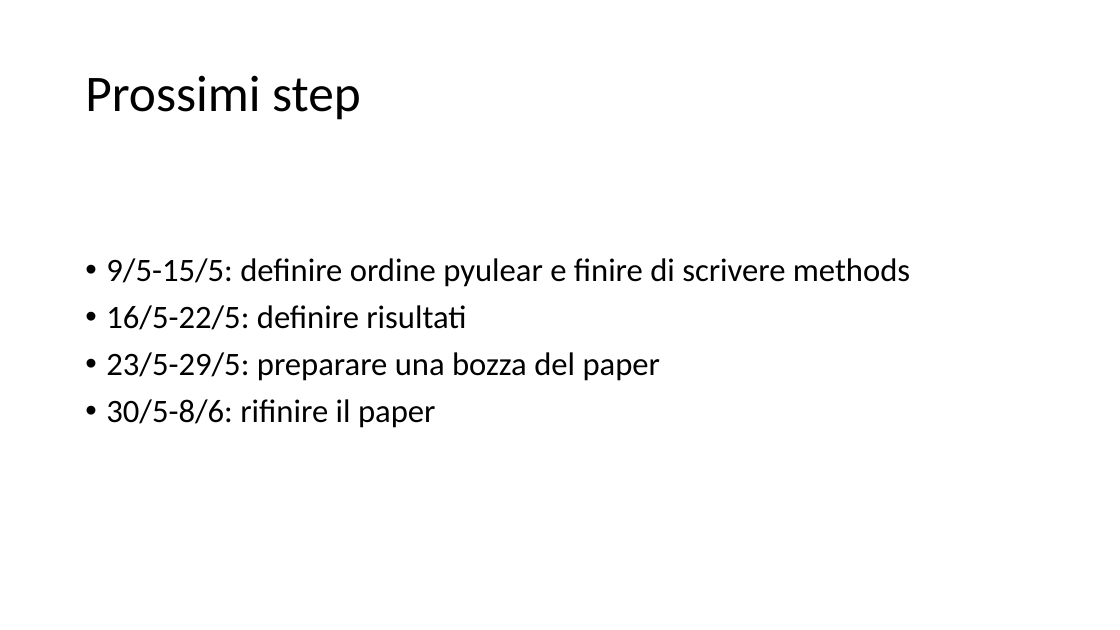
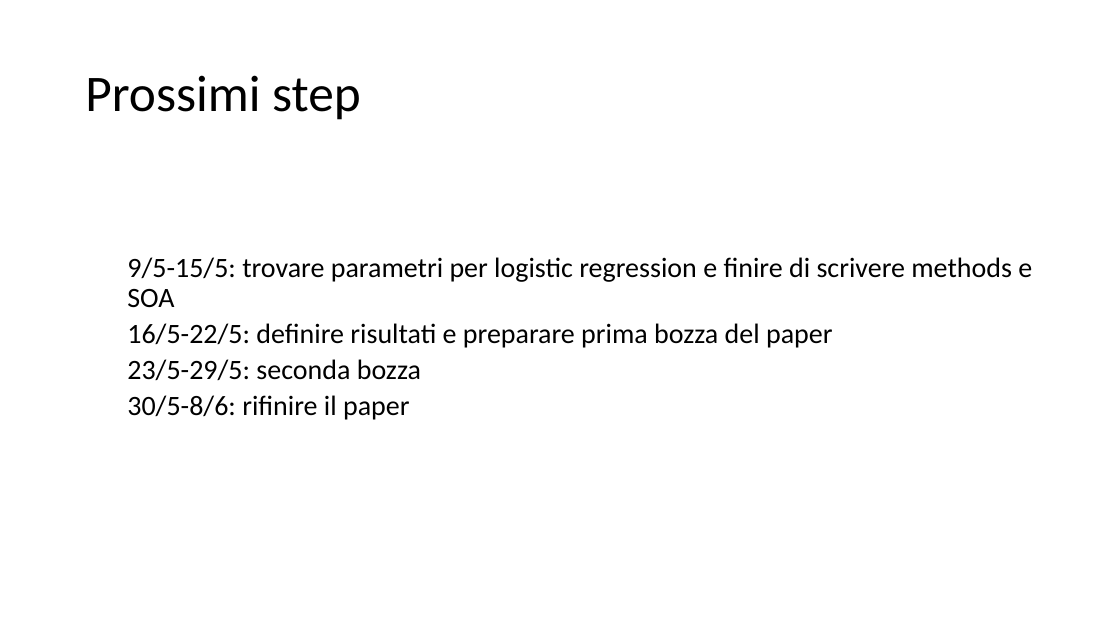
Before and after one commit to eriesp/FDAxEEG, a slide deck: slide 4 of Cosa abbiamo fatto.pptx. Drawn at 1120x630 pixels with LibreOffice and Linux fonts; fonts in the diff are those of the drawing. Boxes give left, top, right and bottom in pixels: in the first picture for what was removed or moved away, otherwise in the second. Text is boxed around its words. In the diff, an @@ line names an element or a change of style, - is before the commit and + after.

```diff
--- a/Cosa abbiamo fatto.pptx
+++ b/Cosa abbiamo fatto.pptx
@@ text at [127,257,1032,380]: text changed; size 28 to 24 pt @@
-• 9/5-15/5: definire ordine pyulear e finire di scrivere methods
-• 16/5-22/5: definire risultati
-• 23/5-29/5: preparare una bozza del paper
+  9/5-15/5: trovare parametri per logistic regression e finire di scrivere methods e SOA
+  16/5-22/5: definire risultati e preparare prima bozza del paper
+  23/5-29/5: seconda bozza
@@ text at [127,395,409,420]: size 28 to 24 pt in "30/5-8/6: rifinire il paper"; bullet • to none; list level 1 to 2 in "30/5-8/6: rifinire il paper" @@
```
Also in this commit, not shown: 1 other file.
